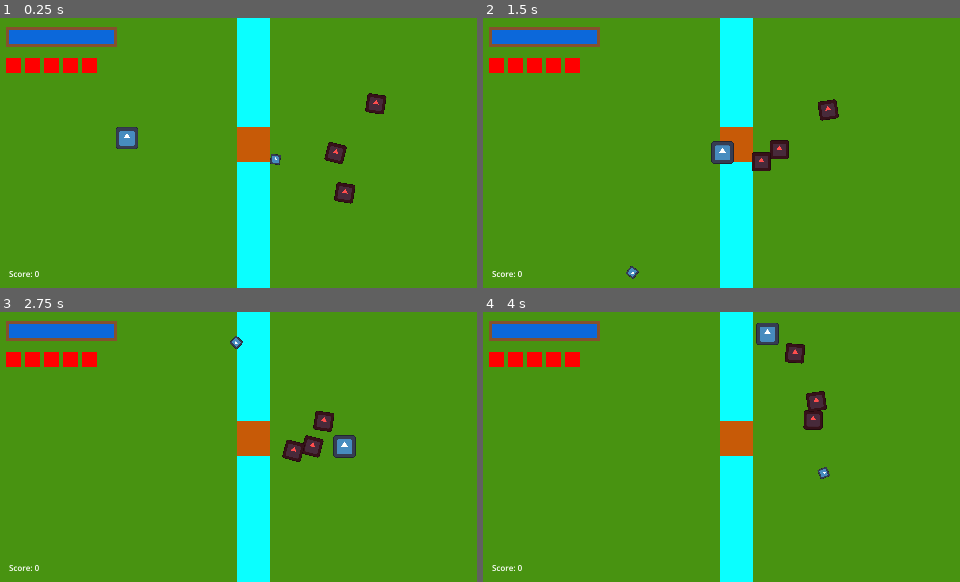
Above: before the commit, frames 1-4 (two rows, left to right).
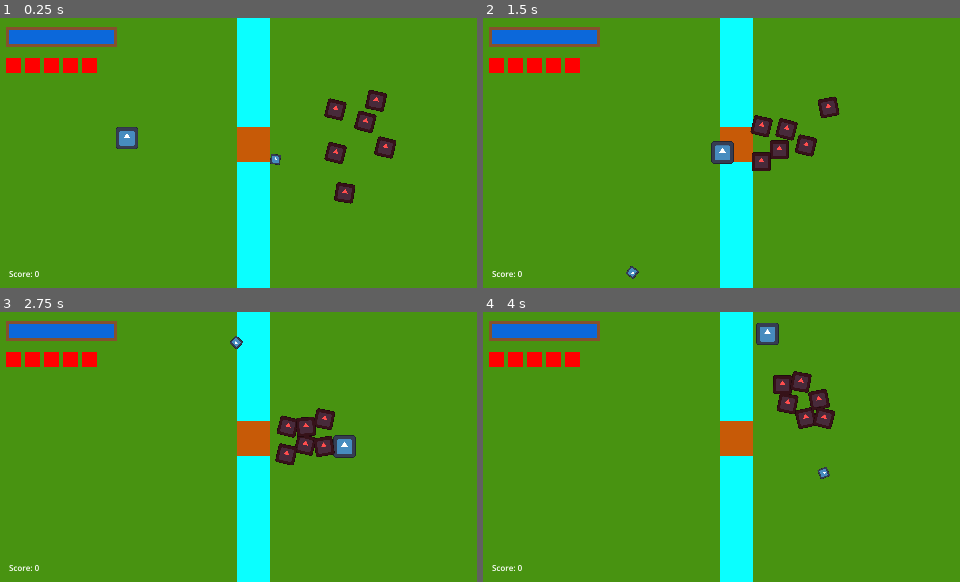
Above: after the commit, the same moments.

Repository: AndrewwAM/Project_KESS
Game: Godot game, scene res://scenes/world/patio.tscn
The game is run twice, just before and just after one commit, with the same random seed, the same clock (stepped at 60 frames per second) and the same inputs. The engine's default icon, where the game draws it, is replaced by a stand-in: a white triangle on a blue panel in a dark square.
Inputs (mouse positions are in pixels of both pictures, inside the frame that each line leads up to):
- Up to frame 1 (0.25 s): no input
- Up to frame 2 (1.5 s): move the mouse to (826, 139) at 0.52 s; hold D (player_move_right) 0.53-1.28 s; hold Right mouse button (shoot_alt) 0.53-1.28 s; move the mouse to (626, 166) at 1.27 s; hold S (player_move_down) from 1.28 s (still down); click (626, 166) at 1.35 s
- Up to frame 3 (2.75 s): move the mouse to (286, 387) at 2.02 s; release S (player_move_down) at 2.03 s; hold D (player_move_right) from 2.03 s (still down); hold Right mouse button (shoot_alt) from 2.03 s (still down)
- Up to frame 4 (4 s): move the mouse to (697, 501) at 2.77 s; release D (player_move_right) at 2.78 s; release Right mouse button (shoot_alt) at 2.78 s; hold W (player_move_up) 2.78-3.53 s; click (697, 501) at 2.85 s; move the mouse to (864, 487) at 3.52 s; hold A (player_move_left) from 3.53 s (still down); hold Right mouse button (shoot_alt) from 3.53 s (still down)

The runs differ from the first frame. In frame 1, 1.0% of the frame differs, in the area x 67-84%, y 26-53%; in frame 2, 1.0%; in frame 3, 1.3%; in frame 4, 1.8%, in the area x 60-74%, y 11-44%.

Commit message:
spawner enemigos

Diff:
--- a/entities/enemies/base_enemy.gd
+++ b/entities/enemies/base_enemy.gd
@@ -33,6 +33,7 @@
 		time_passed = 0.0
 
 	if life <= 0:
+		emit_signal("enemy_defeated") # Para contador de enemigos derrotados y para generar oleadas nuevas.
 		queue_free()
 
 func mojar(damage: float) -> void:
--- a/entities/player/tanque_agua.gd
+++ b/entities/player/tanque_agua.gd
@@ -45,7 +45,7 @@
 	current_water = clamp(current_water, 0.0, max_water)
 	emit_signal("water_changed", current_water)
 
-	print("Recarga en curso:", current_water)
+	#print("Recarga en curso:", current_water)
 
 	if current_water == max_water:
 		emit_signal("full")
--- a/scenes/world/patio.tscn
+++ b/scenes/world/patio.tscn
@@ -1,6 +1,7 @@
 [gd_scene format=3 uid="uid://cmywpe60sf3vd"]
 
-[ext_resource type="Script" uid="uid://dphvr7ijr7lcv" path="res://scenes/world/water.gd" id="1_aq5da"]
+[ext_resource type="Script" uid="uid://dphvr7ijr7lcv" path="res://scripts/world/water.gd" id="1_aq5da"]
+[ext_resource type="PackedScene" uid="uid://ddm8ymoleugj3" path="res://scenes/world/spawner.tscn" id="1_gd8l3"]
 [ext_resource type="PackedScene" uid="uid://dyp2utfpvnict" path="res://entities/player/player.tscn" id="1_mcwhn"]
 [ext_resource type="PackedScene" uid="uid://dgr4tmbotpoj" path="res://scenes/ui/hud.tscn" id="3_aq5da"]
 [ext_resource type="PackedScene" uid="uid://dbckofyj8auiy" path="res://entities/enemies/base_enemy.tscn" id="3_whbu4"]
@@ -30,6 +31,9 @@
 size = Vector2(19, 294)
 
 [node name="Patio" type="Node2D" unique_id=1762634537]
+
+[node name="Spawner" parent="." unique_id=1968834125 instance=ExtResource("1_gd8l3")]
+spawn_points = Array[Vector2]([Vector2(350, 90), Vector2(380, 100), Vector2(400, 130)])
 
 [node name="Basic Background" type="Node2D" parent="." unique_id=1706732138]
 
--- /dev/null
+++ b/scenes/world/spawner.tscn
@@ -0,0 +1,7 @@
+[gd_scene format=3 uid="uid://ddm8ymoleugj3"]
+
+[ext_resource type="Script" uid="uid://u0lam501t2l2" path="res://scripts/world/spawner.gd" id="1_sm5lk"]
+
+[node name="Spawner" type="Node2D" unique_id=1968834125]
+script = ExtResource("1_sm5lk")
+spawn_points = Array[Vector2]([Vector2(0, 0)])
--- a/scripts/autoload/game_manager.gd
+++ b/scripts/autoload/game_manager.gd
@@ -11,7 +11,8 @@
 var score: int = 0 # pal gameover
 var water_amount: float = 100.0 # Partes sin tanque lleno pq estabas regando obviamente.
 var water_max: float = 100.0
-var current_wave: int = 1 # pal gamover
+var current_wave: int = 0 # pal gamover
+var current_kills: int = 0
 
 # --- Señales ---
 # Por lo que sé, estas cosas son ANUNCIOS de cambios de variables.
@@ -20,6 +21,7 @@
 signal score_changed(new_score: int)
 signal wave_changed(new_wave: int)
 signal damage_changed(new_damage: int)
+signal kill_count_changed(new_kills: int)
 signal game_over()
 signal game_won()
 
@@ -56,6 +58,11 @@
 	current_wave += 1
 	emit_signal("wave_changed", current_wave)
 
+func add_kill() -> void:
+	current_kills += 1
+	emit_signal("kills_changed", current_kills)
+
+
 # --- Transiciones ---
 func trigger_game_over() -> void:
 	state = GameState.GAME_OVER
--- /dev/null
+++ b/scripts/world/spawner.gd
@@ -0,0 +1,40 @@
+extends Node2D
+
+const enemy_scene = preload("res://entities/enemies/base_enemy.tscn")
+
+@export var enemies_per_wave: int = 3 #editable obvio, igual podríá aumentar o disminuir por oleada.
+@export var spawn_points: Array[Vector2] = [] # Para que puedan tener más de un solo spawn.
+@export var max_waves: int = 5 # also editable
+
+# su inicio de variables en valores default
+var enemies_alive: int = 0
+var current_wave: int = 0
+
+func _ready() -> void:
+	#print("spawner ready")
+	spawn_wave()
+
+func spawn_wave() -> void:
+	# Primero, la oleada que spawnea será la primera, luego la segunda y así.
+	current_wave += 1 # se hace así para que puedan haber infinitas oleadas.
+	enemies_alive += enemies_per_wave # en vez de igualar, se suma, ya que de esta forma se pueden spawnear enemigos antes de que todos sean derrotados
+	GameManager.next_wave() #info pal game manager.
+	print("Oleada ", current_wave, " comenzada")
+	# ahora se spawnean los enemigos
+	for i in range(enemies_per_wave):
+		var enemy = enemy_scene.instantiate() #instanciar y posición de spawn
+		var spawn_position = spawn_points[i % spawn_points.size()]
+		enemy.global_position = spawn_position
+		#print("Enemigo instanciado y posición decidida: ", enemy.global_position)
+
+		enemy.tree_exited.connect(_on_enemy_defeated) #escuchar para cuando sea derrotado
+		get_tree().current_scene.call_deferred("add_child", enemy)
+		#print("enemigo spawneado")
+
+
+func _on_enemy_defeated() -> void: # no pongo killed o died pq no mueren, son apaciguados :)))
+	#print("enemigo derrotado!")
+	enemies_alive -= 1
+	GameManager.add_kill()
+	if enemies_alive <= 0 && !(current_wave >= max_waves): # si todos fueron derrotados Y aún no pasa la última oleada.
+		spawn_wave()
Empty file added: scripts/world/patio.gd
Renamed: scenes/world/patio.gd.uid -> scripts/world/patio.gd.uid
Not shown, added: scripts/world/spawner.gd.uid
Renamed: scenes/world/water.gd -> scripts/world/water.gd
Renamed: scenes/world/water.gd.uid -> scripts/world/water.gd.uid
